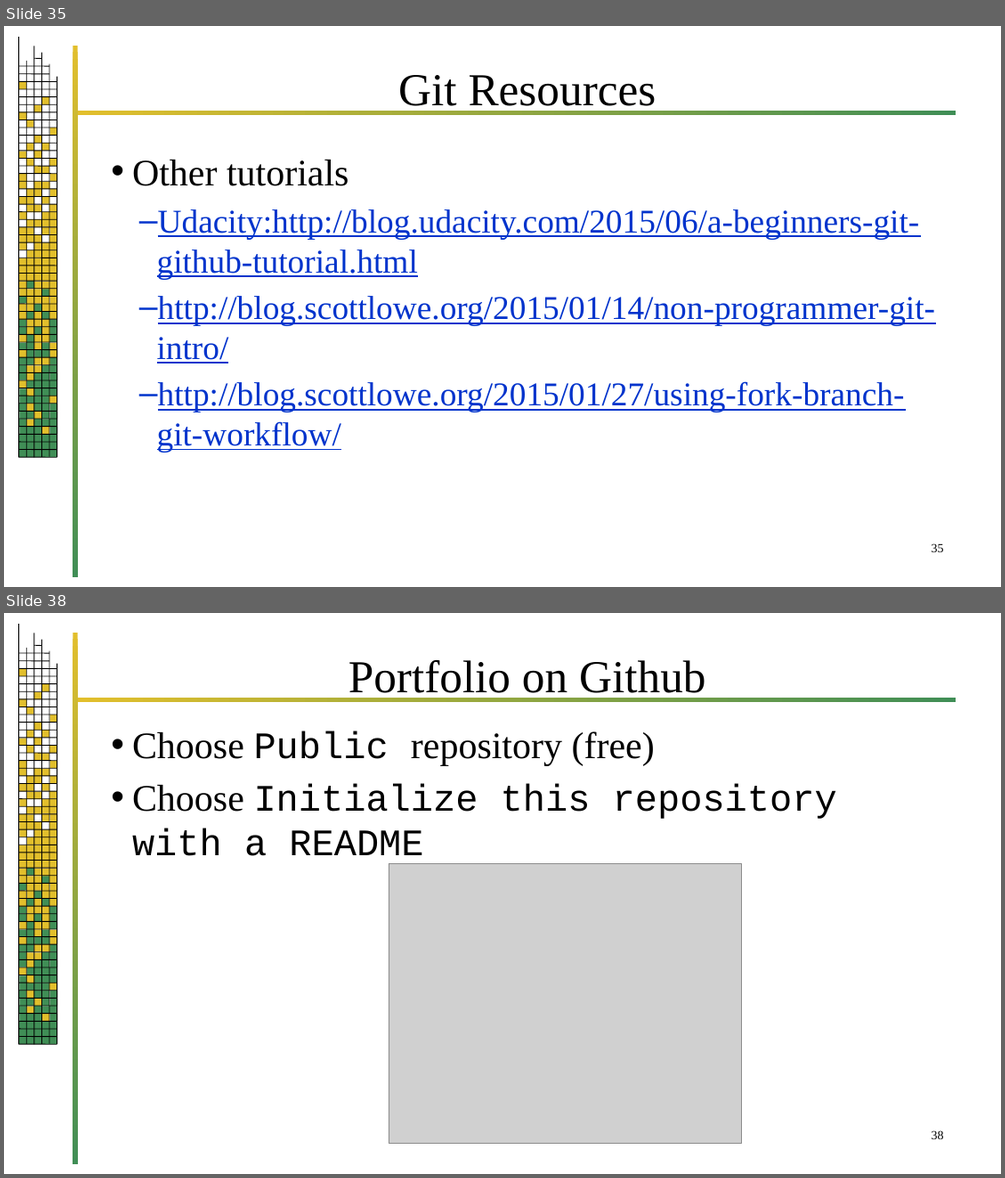
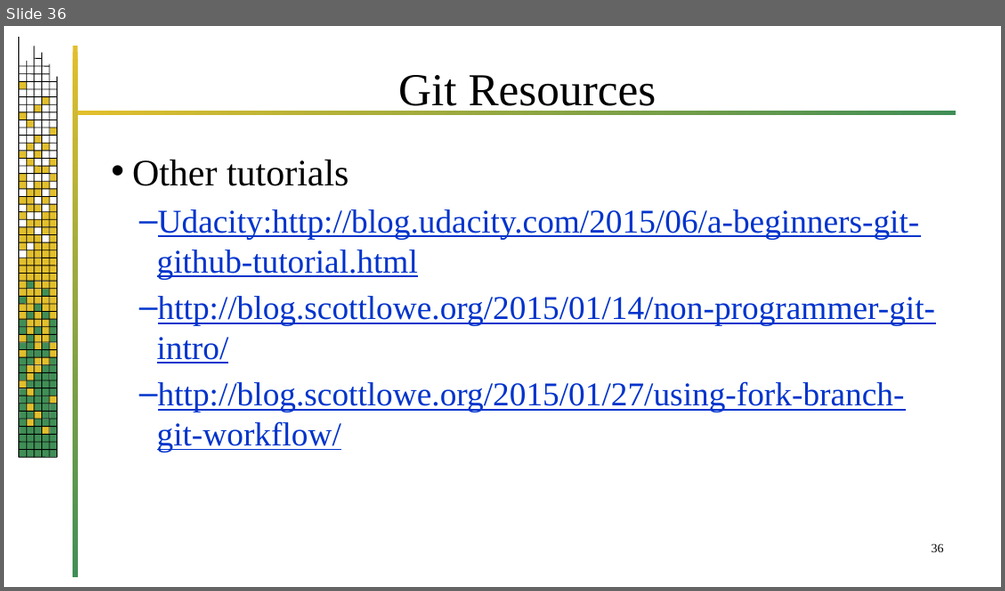
Before and after one commit to jrb28/git, a slide deck: 26bGit.pptx. Shown one above the other, each under a label of ours: slides 35 and 38 before the commit, slide 36 after it; the slides between them are not shown. The pictures are 1005x1178 and 1005x591 pixels, drawn with LibreOffice and Linux fonts; fonts in the diff are those of the drawing; grey boxes stand for pictures; background and template pictures are left out. Boxes give left, top, right and bottom in pixels: in the first picture for what was removed or moved away, otherwise in the second. Text is boxed around its words. In the diff, an @@ line names an element or a change of style, - is before the commit and + after.

```diff
--- a/26bGit.pptx
+++ b/26bGit.pptx
@@ slide 38 removed at [4,613,1001,1174], background #FFFFFF; not listed: 220 template elements that a slide beside it also shows @@
@@ title removed at [348,660,705,701] @@
-Portfolio on Github
@@ text removed at [132,731,837,867] @@
-• Choose Public repository (free)
-• Choose Initialize this repository with a README
@@ picture removed at [388,863,741,1143] @@
@@ page number removed at [931,1130,944,1139] @@
-38
@@ what was slide 35 is now slide 36 @@
@@ page number at [931,543,944,552]: text changed @@
-35
+36
```
Also in this commit, not shown: 9 slides added, 4 other slides removed.
